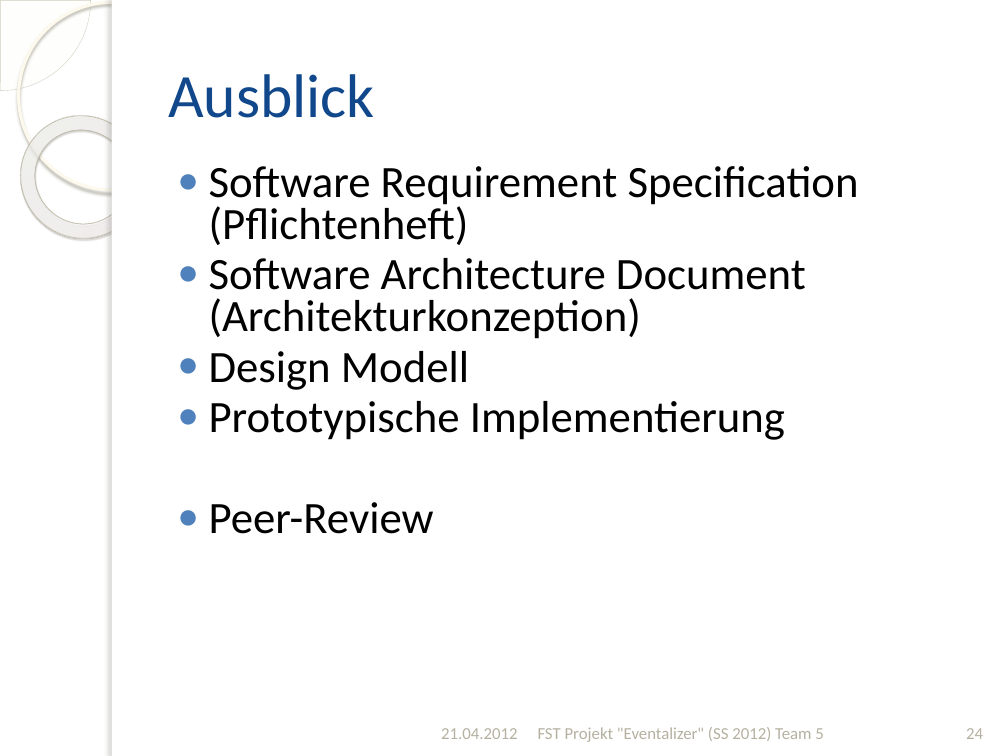
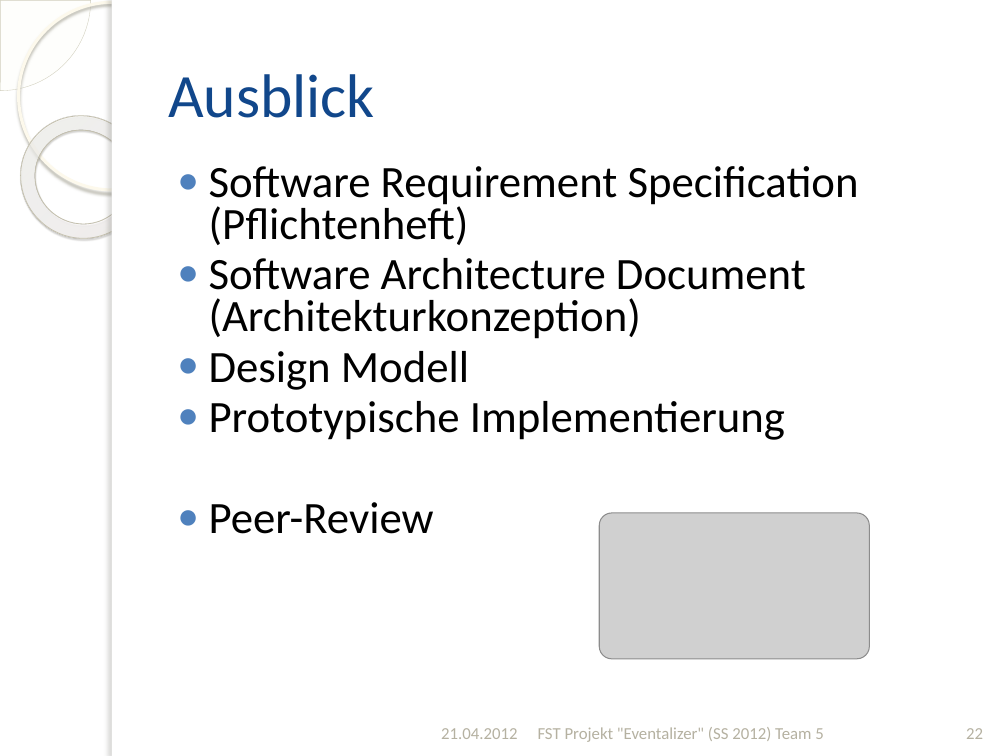
Before and after one commit to silkslostsoul/Eventalizer, a slide deck: slide 22 of Dokumente/Zwischenstand zum 2012-04-21_v2.pptx (slide 24 before the commit). Drawn at 1008x756 pixels with LibreOffice and Linux fonts; fonts in the diff are those of the drawing; grey boxes stand for pictures; background and template pictures are left out. Boxes give left, top, right and bottom in pixels: in the first picture for what was removed or moved away, otherwise in the second. Text is boxed around its words. In the diff, an @@ line names an element or a change of style, - is before the commit and + after.

```diff
--- a/Dokumente/Zwischenstand zum 2012-04-21_v2.pptx
+++ b/Dokumente/Zwischenstand zum 2012-04-21_v2.pptx
@@ picture added at (599,513,869,659) @@
@@ page number at (966,728,983,739): text changed @@
-24
+22
```
Also in this commit, not shown: 5 other slides changed, 1 slide added, 2 slides removed, 1 other file.
